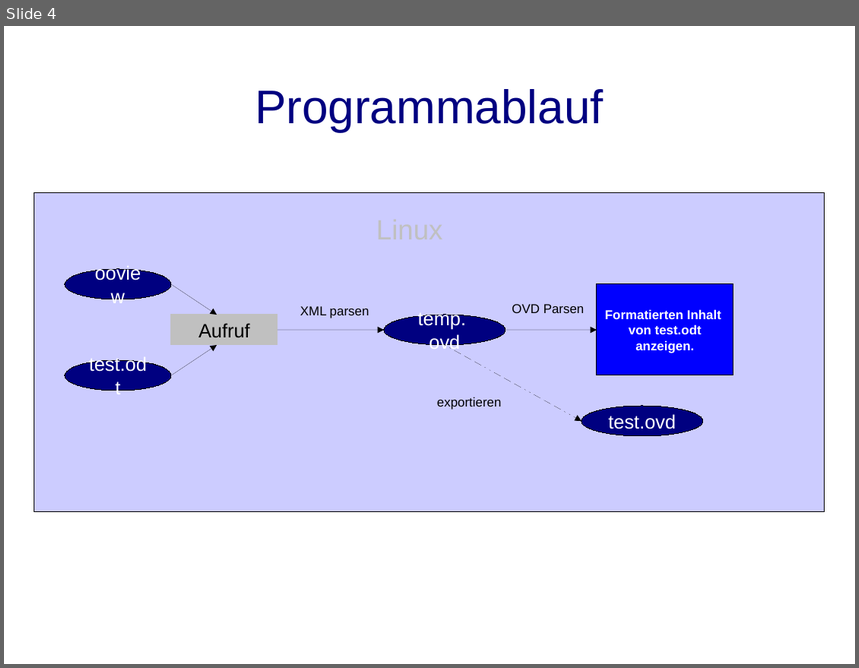
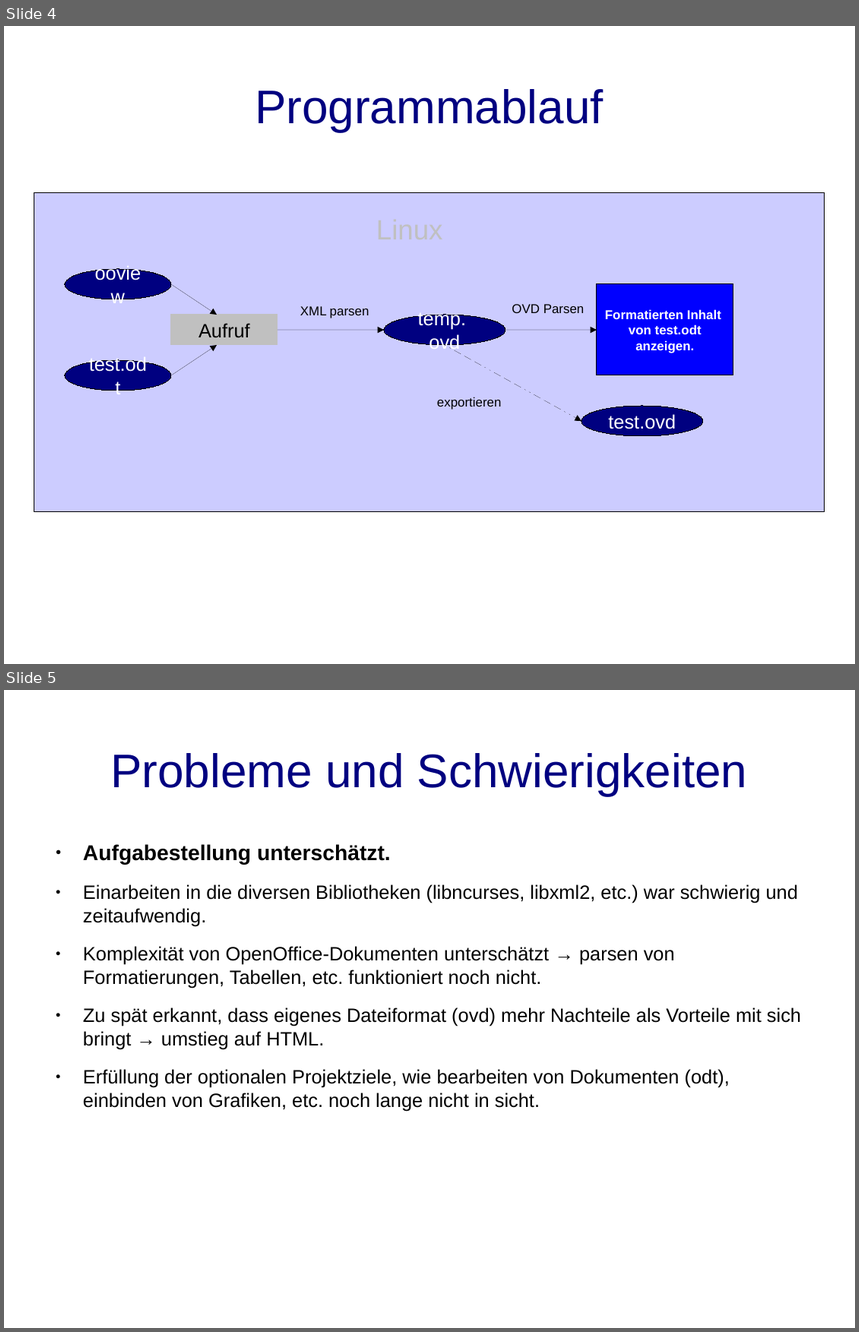
Before and after one commit to BackupTheBerlios/ooview-svn, a slide deck: trunk/docs/presentation.odp. Shown one above the other, each under a label of ours: slide 4 before the commit, slides 4 and 5 after it. The pictures are 859x668 and 859x1332 pixels, drawn with LibreOffice and Linux fonts; fonts in the diff are those of the drawing. Boxes give left, top, right and bottom in pixels: in the first picture for what was removed or moved away, otherwise in the second. Text is boxed around its words. In the diff, an @@ line names an element or a change of style, - is before the commit and + after.

```diff
--- a/trunk/docs/presentation.odp
+++ b/trunk/docs/presentation.odp
@@ slide 5 added at (x1=4, y1=690, x2=855, y2=1328), background #FFFFFF @@
@@ title added at (x1=110, y1=753, x2=748, y2=796), 44 pt, text #000080 @@
+Probleme und Schwierigkeiten
@@ text added at (x1=83, y1=844, x2=801, y2=1111), 18 pt, text #000000 @@
+● Aufgabestellung unterschätzt.
+● Einarbeiten in die diversen Bibliotheken (libncurses, libxml2, etc.) war schwierig und zeitaufwendig.
+● Komplexität von OpenOffice-Dokumenten unterschätzt → parsen von Formatierungen, Tabellen, etc. funktioniert noch nicht.
+● Zu spät erkannt, dass eigenes Dateiformat (ovd) mehr Nachteile als Vorteile mit sich bringt → umstieg auf HTML.
+● Erfüllung der optionalen Projektziele, wie bearbeiten von Dokumenten (odt), einbinden von Grafiken, etc. noch lange nicht in sicht.
```
